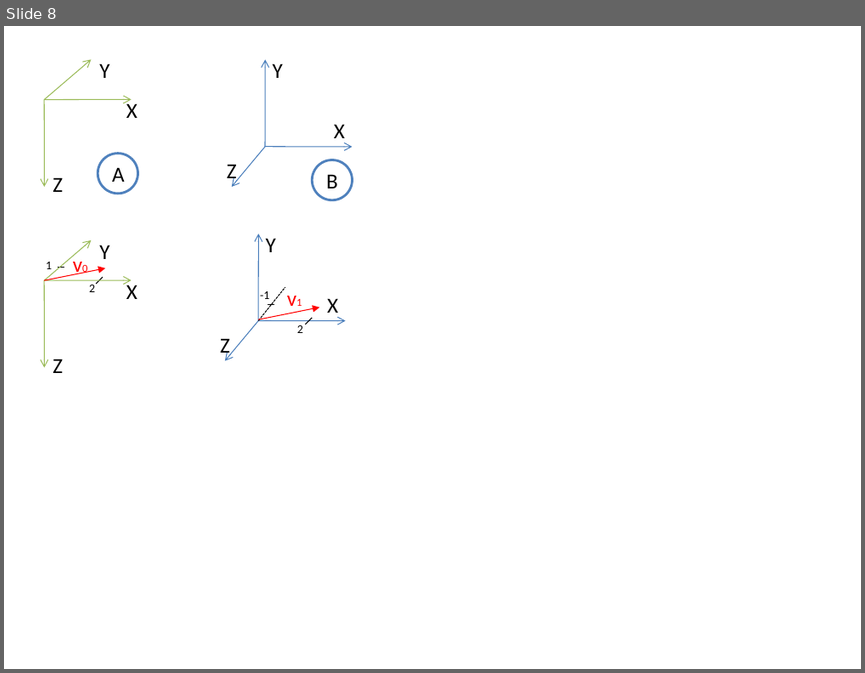
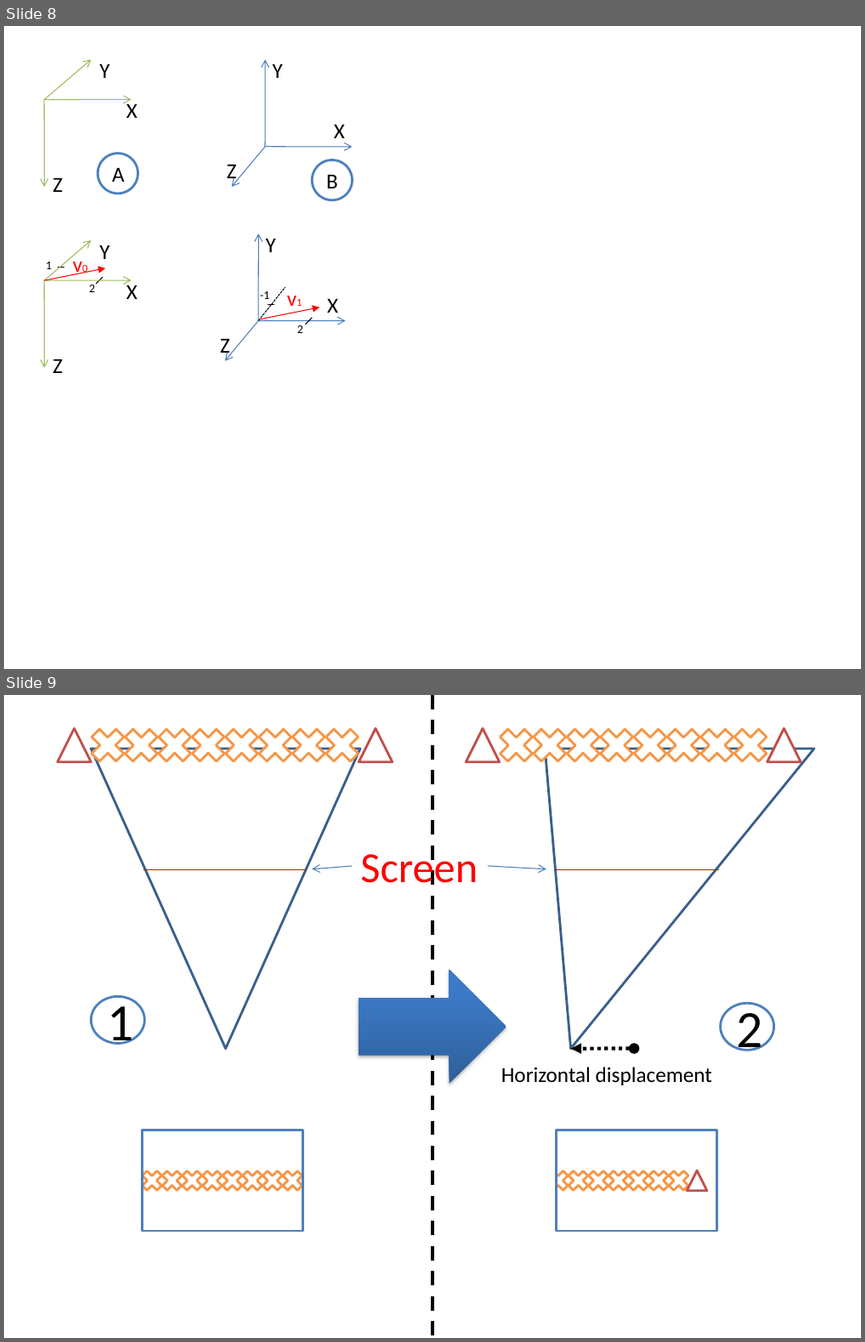
Before and after one commit to argosen/Memoria-proyecto, a slide deck: Imagenes/imagenesGeneradas.pptx. Shown one above the other, each under a label of ours: slide 8 before the commit, slides 8 and 9 after it. The pictures are 865x673 and 865x1342 pixels, drawn with LibreOffice and Linux fonts; fonts in the diff are those of the drawing. Boxes give left, top, right and bottom in pixels: in the first picture for what was removed or moved away, otherwise in the second. Text is boxed around its words. In the diff, an @@ line names an element or a change of style, - is before the commit and + after.

```diff
--- a/Imagenes/imagenesGeneradas.pptx
+++ b/Imagenes/imagenesGeneradas.pptx
@@ slide 9 added at box(4, 695, 861, 1338), background #FFFFFF @@
@@ line added from (432, 695) to (432, 1338), #000000 3 pt dashed @@
@@ group added at box(57, 721, 392, 1048): 8 crosses, 3 triangles, 1 line @@
@@ group added at box(466, 721, 814, 1048): 8 crosses, 3 triangles, 1 line, 1 double arrow @@
@@ text added at box(360, 847, 477, 885), 36 pt, text #FF0000 @@
+Screen
@@ arrow added from (352, 866) to (312, 869), #4B7EBC 0.75 pt @@
@@ arrow added from (488, 866) to (546, 869), #4B7EBC 0.75 pt @@
@@ right arrow added at box(358, 970, 506, 1083), fill gradient #2F5F99 to #3D7CC7 to #3A7CCB @@
@@ ellipse added at box(92, 997, 145, 1043), fill #FFFFFF, outline #4F81BD 2 pt, 44 pt, text #000000 @@
+1
@@ ellipse added at box(721, 1003, 774, 1049), fill #FFFFFF, outline #4F81BD 2 pt, 44 pt, text #000000 @@
+2
@@ text added at box(501, 1066, 712, 1085), 18 pt, text #000000 @@
+Horizontal displacement
@@ group added at box(137, 1130, 307, 1231): 8 crosses, 1 rectangle @@
@@ group added at box(544, 1130, 717, 1231): 7 crosses, 2 rectangles, 1 triangle @@
```
Also in this commit, not shown: 1 other file.
